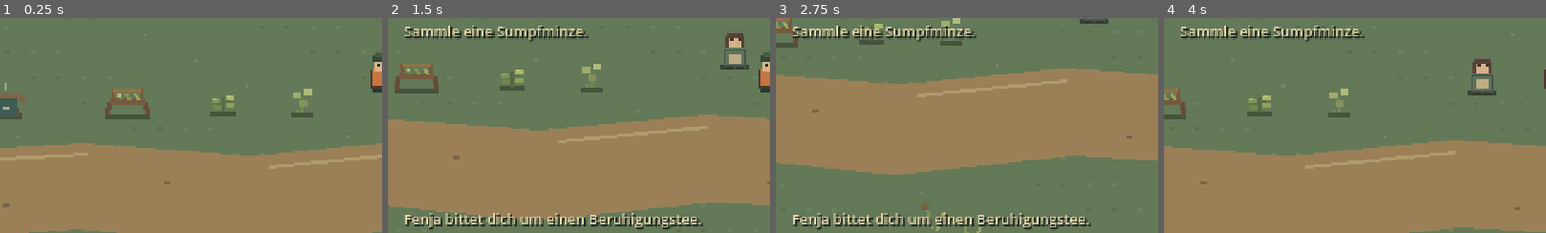
Above: before the commit, frames 1-4 (left to right).
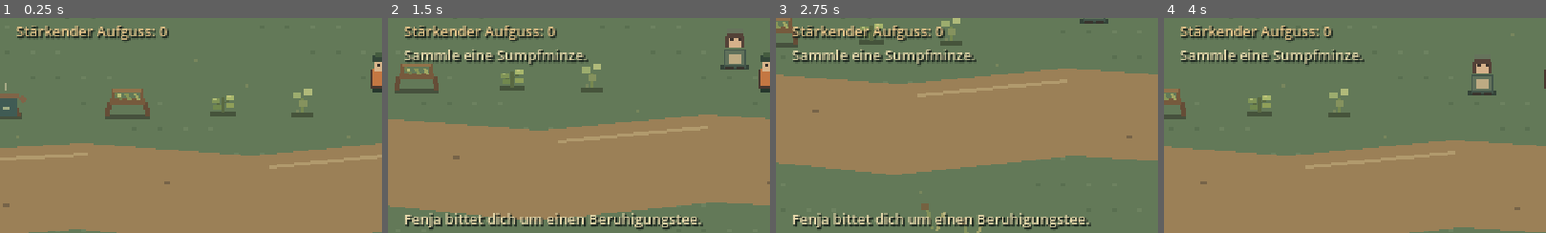
Above: after the commit, the same moments.

Repository: Fremarx/Moor-Apotheke
Game: Godot game, scene res://scenes/main.tscn
Two runs of this game, one before a commit and one after it. Both use one fixed random seed, a clock stepped at 60 frames per second and the inputs below.
Inputs:
- Up to frame 1 (0.25 s): no input
- Up to frame 2 (1.5 s): tap Enter at 0.5 s; hold D (move_right) 0.53-1.28 s; hold E (interact) 0.53-1.28 s; hold S (move_down) from 1.28 s (still down); tap E (interact) at 1.35 s
- Up to frame 3 (2.75 s): release S (move_down) at 2.03 s; hold D (move_right) from 2.03 s (still down); hold E (interact) from 2.03 s (still down)
- Up to frame 4 (4 s): release D (move_right) at 2.78 s; release E (interact) at 2.78 s; hold W (move_up) 2.78-3.53 s; tap E (interact) at 2.85 s; hold A (move_left) from 3.53 s (still down); hold E (interact) from 3.53 s (still down)
The pictures show only the part of the screen within x 0-50%, y 36-86%; the shares and areas given below are measured in that part.

The runs differ from the first frame. In frame 1, 1.6% of the frame differs, in the area x 4-45%, y 3-11%; in frame 2, 3.6%, in the area x 4-53%, y 3-22%; in frame 3, 3.6%; in frame 4, 3.6%.

Commit message:
feat(loop): brew strengthening infusion

Diff:
--- /dev/null
+++ b/resources/recipes/calming_tea.tres
@@ -0,0 +1,11 @@
+[gd_resource type="Resource" load_steps=2 format=3]
+
+[ext_resource type="Script" path="res://scripts/recipe_definition.gd" id="1_recipe"]
+
+[resource]
+script = ExtResource("1_recipe")
+recipe_id = "calming_tea"
+ingredients = {"dried_sump_mint": 1}
+result_item_id = "calming_tea"
+success_feedback = "Der Beruhigungstee ist fertig."
+missing_feedback = "Du brauchst getrocknete Sumpfminze für den Beruhigungstee."
--- /dev/null
+++ b/resources/recipes/strengthening_infusion.tres
@@ -0,0 +1,14 @@
+[gd_resource type="Resource" load_steps=2 format=3]
+
+[ext_resource type="Script" path="res://scripts/recipe_definition.gd" id="1_recipe"]
+
+[resource]
+script = ExtResource("1_recipe")
+recipe_id = "strengthening_infusion"
+ingredients = {"dried_sump_mint": 1, "dried_reed_root": 1}
+result_item_id = "strengthening_infusion"
+success_feedback = "Der Stärkende Aufguss ist fertig."
+missing_feedback = "Für den Stärkenden Aufguss brauchst du getrocknete Sumpfminze und Schilfwurzel."
+required_quest_id = "fenja"
+required_quest_state = "completed"
+locked_feedback = "Der Stärkende Aufguss wird nach Fenjas Auftrag freigeschaltet."
--- a/scenes/main.tscn
+++ b/scenes/main.tscn
@@ -87,6 +87,18 @@
 theme_override_font_sizes/font_size = 9
 text = "Beruhigungstee: 0"
 
+[node name="InfusionCount" type="Label" parent="HUD"]
+offset_left = 10.0
+offset_top = 100.0
+offset_right = 250.0
+offset_bottom = 115.0
+theme_override_colors/font_color = Color(0.92, 0.78, 0.55, 1)
+theme_override_colors/font_shadow_color = Color(0.12, 0.16, 0.13, 1)
+theme_override_constants/shadow_offset_x = 1
+theme_override_constants/shadow_offset_y = 1
+theme_override_font_sizes/font_size = 9
+text = "Stärkender Aufguss: 0"
+
 [node name="DriedReedRootCount" type="Label" parent="HUD"]
 offset_left = 10.0
 offset_top = 70.0
@@ -102,9 +114,9 @@
 [node name="QuestStatus" type="Label" parent="HUD"]
 visible = false
 offset_left = 10.0
-offset_top = 100.0
+offset_top = 115.0
 offset_right = 460.0
-offset_bottom = 115.0
+offset_bottom = 130.0
 theme_override_colors/font_color = Color(0.9, 0.85, 0.67, 1)
 theme_override_colors/font_shadow_color = Color(0.12, 0.16, 0.13, 1)
 theme_override_constants/shadow_offset_x = 1
--- a/scripts/brewing_cauldron.gd
+++ b/scripts/brewing_cauldron.gd
@@ -1,6 +1,11 @@
 extends "res://scripts/interactable.gd"
 
+const STRENGTHENING_RECIPE: Resource = preload("res://resources/recipes/strengthening_infusion.tres")
+const CALMING_TEA_RECIPE: Resource = preload("res://resources/recipes/calming_tea.tres")
+
+var _recipes: Array[Resource] = [STRENGTHENING_RECIPE, CALMING_TEA_RECIPE]
 var _inventory: Node
+var _quest_states: Dictionary = {}
 
 
 func _ready() -> void:
@@ -12,15 +17,41 @@
 	_inventory = inventory
 
 
+func set_quest_state(quest_id: String, state: String) -> void:
+	if quest_id.is_empty():
+		return
+	_quest_states[quest_id] = state
+
+
 func interact() -> String:
 	if not is_instance_valid(_inventory):
 		return "Der Braukessel ist gerade nicht erreichbar."
 
-	var brewed := bool(_inventory.call("transfer_item", "dried_sump_mint", "calming_tea", 1))
-	if not brewed:
-		return "Du brauchst getrocknete Sumpfminze für den Beruhigungstee."
+	for recipe in _recipes:
+		if not _is_recipe_unlocked(recipe):
+			continue
+		var brewed := bool(_inventory.call(
+			"craft_items",
+			recipe.get("ingredients"),
+			recipe.get("result_item_id"),
+			1
+		))
+		if brewed:
+			return str(recipe.get("success_feedback"))
 
-	return "Der Beruhigungstee ist fertig."
+	if int(_inventory.call("get_count", "dried_reed_root")) > 0:
+		if _is_recipe_unlocked(STRENGTHENING_RECIPE):
+			return str(STRENGTHENING_RECIPE.get("missing_feedback"))
+		return str(STRENGTHENING_RECIPE.get("locked_feedback"))
+
+	return str(CALMING_TEA_RECIPE.get("missing_feedback"))
+
+
+func _is_recipe_unlocked(recipe: Resource) -> bool:
+	var required_quest_id := str(recipe.get("required_quest_id"))
+	if required_quest_id.is_empty():
+		return true
+	return str(_quest_states.get(required_quest_id, "")) == str(recipe.get("required_quest_state"))
 
 
 func _draw() -> void:
--- a/scripts/inventory.gd
+++ b/scripts/inventory.gd
@@ -45,6 +45,39 @@
 	return true
 
 
+func craft_items(ingredients: Dictionary, result_id: String, result_amount: int = 1) -> bool:
+	if ingredients.is_empty() or result_id.is_empty() or result_amount <= 0:
+		return false
+	if ingredients.has(result_id):
+		return false
+
+	var ingredient_ids: Array[String] = []
+	for raw_item_id in ingredients.keys():
+		if typeof(raw_item_id) != TYPE_STRING:
+			return false
+		var item_id := str(raw_item_id)
+		var required_amount: Variant = ingredients[raw_item_id]
+		if item_id.is_empty() or typeof(required_amount) != TYPE_INT or int(required_amount) <= 0:
+			return false
+		if get_count(item_id) < int(required_amount):
+			return false
+		ingredient_ids.append(item_id)
+
+	var changed_counts: Dictionary[String, int] = {}
+	for item_id in ingredient_ids:
+		var next_count := get_count(item_id) - int(ingredients[item_id])
+		_store_count(item_id, next_count)
+		changed_counts[item_id] = next_count
+
+	var next_result_count := get_count(result_id) + result_amount
+	_store_count(result_id, next_result_count)
+	changed_counts[result_id] = next_result_count
+
+	for item_id in changed_counts:
+		item_count_changed.emit(item_id, changed_counts[item_id])
+	return true
+
+
 func get_count(item_id: String) -> int:
 	return _items.get(item_id, 0)
 
--- a/scripts/main.gd
+++ b/scripts/main.gd
@@ -8,6 +8,7 @@
 @onready var _dried_mint_count: Label = $HUD/DriedMintCount
 @onready var _dried_reed_root_count: Label = $HUD/DriedReedRootCount
 @onready var _tea_count: Label = $HUD/TeaCount
+@onready var _infusion_count: Label = $HUD/InfusionCount
 @onready var _quest_status: Label = $HUD/QuestStatus
 @onready var _interaction_prompt: Label = $HUD/InteractionPrompt
 @onready var _interaction_feedback: Label = $HUD/InteractionFeedback
@@ -29,6 +30,8 @@
 	for station in get_tree().get_nodes_in_group("processing_stations"):
 		if station.has_method("set_inventory"):
 			station.set_inventory(_inventory)
+		if station.has_method("set_quest_state"):
+			station.set_quest_state("fenja", str(_fenja_quest.get("state")))
 
 	for quest_npc in get_tree().get_nodes_in_group("quest_npcs"):
 		if quest_npc.has_method("set_quest"):
@@ -62,11 +65,16 @@
 		_dried_reed_root_count.text = "Getrocknete Schilfwurzel: %d" % amount
 	elif item_id == "calming_tea":
 		_tea_count.text = "Beruhigungstee: %d" % amount
+	elif item_id == "strengthening_infusion":
+		_infusion_count.text = "Stärkender Aufguss: %d" % amount
 
 	_update_quest_status()
 
 
-func _on_quest_state_changed(_state: String) -> void:
+func _on_quest_state_changed(state: String) -> void:
+	for station in get_tree().get_nodes_in_group("processing_stations"):
+		if station.has_method("set_quest_state"):
+			station.set_quest_state("fenja", state)
 	_update_quest_status()
 	_player.call("refresh_interactable_prompt")
 
--- /dev/null
+++ b/scripts/recipe_definition.gd
@@ -0,0 +1,10 @@
+extends Resource
+
+@export var recipe_id: String = ""
+@export var ingredients: Dictionary = {}
+@export var result_item_id: String = ""
+@export var success_feedback: String = ""
+@export var missing_feedback: String = ""
+@export var required_quest_id: String = ""
+@export var required_quest_state: String = "completed"
+@export var locked_feedback: String = ""
--- /dev/null
+++ b/tests/loop_004_strengthening_infusion_test.gd
@@ -0,0 +1,141 @@
+extends SceneTree
+
+const MAIN_SCENE: PackedScene = preload("res://scenes/main.tscn")
+const INVENTORY_SCRIPT = preload("res://scripts/inventory.gd")
+
+var _failures: Array[String] = []
+
+
+func _initialize() -> void:
+	call_deferred("_run")
+
+
+func _run() -> void:
+	var main := MAIN_SCENE.instantiate()
+	root.add_child(main)
+	await physics_frame
+	await physics_frame
+
+	var player := main.get_node_or_null("World/Player")
+	var inventory := main.get_node_or_null("Inventory")
+	var cauldron := main.get_node_or_null("World/TestMap/Braukessel") as Area2D
+	var fenja := main.get_node_or_null("World/TestMap/Fenja") as Area2D
+	var quest := main.get_node_or_null("Quest/FenjaQuest")
+	var dried_mint_count := main.get_node_or_null("HUD/DriedMintCount") as Label
+	var dried_reed_count := main.get_node_or_null("HUD/DriedReedRootCount") as Label
+	var tea_count := main.get_node_or_null("HUD/TeaCount") as Label
+	var infusion_count := main.get_node_or_null("HUD/InfusionCount") as Label
+	var feedback := main.get_node_or_null("HUD/InteractionFeedback") as Label
+
+	_check(player != null, "the player exists")
+	_check(inventory != null, "the inventory exists")
+	_check(cauldron != null, "the brewing cauldron exists")
+	_check(fenja != null, "Fenja exists")
+	_check(quest != null, "Fenja's quest exists")
+	_check(dried_mint_count != null, "the dried mint HUD count exists")
+	_check(dried_reed_count != null, "the dried reed-root HUD count exists")
+	_check(tea_count != null, "the calming tea HUD count exists")
+	_check(infusion_count != null, "the strengthening infusion HUD count exists")
+	_check(feedback != null, "interaction feedback exists")
+	if player == null or inventory == null or cauldron == null or fenja == null or quest == null or dried_mint_count == null or dried_reed_count == null or tea_count == null or infusion_count == null or feedback == null:
+		main.queue_free()
+		_finish()
+		return
+
+	_check(infusion_count.text == "Stärkender Aufguss: 0", "the strengthening infusion HUD starts at zero")
+	_check(str(quest.get("state")) == "not_accepted", "Fenja's quest starts locked")
+
+	await _move_near(player, cauldron)
+	_press_e(player)
+	_check(int(inventory.call("get_count", "calming_tea")) == 0, "brewing without ingredients produces no tea")
+	_check(int(inventory.call("get_count", "strengthening_infusion")) == 0, "brewing without ingredients produces no infusion")
+
+	inventory.call("add_item", "dried_sump_mint", 1)
+	inventory.call("add_item", "dried_reed_root", 1)
+	_press_e(player)
+	_check(int(inventory.call("get_count", "dried_sump_mint")) == 0, "the unlocked start recipe consumes one dried mint")
+	_check(int(inventory.call("get_count", "dried_reed_root")) == 1, "the locked infusion leaves dried reed root untouched")
+	_check(int(inventory.call("get_count", "calming_tea")) == 1, "the start recipe still makes one calming tea")
+	_check(int(inventory.call("get_count", "strengthening_infusion")) == 0, "the infusion remains locked before Fenja's quest")
+	_check(tea_count.text == "Beruhigungstee: 1", "the calming tea HUD updates before the unlock")
+	_check(feedback.text.contains("Beruhigungstee"), "the cauldron confirms the available start recipe")
+
+	_press_e(player)
+	_check(int(inventory.call("get_count", "dried_reed_root")) == 1, "a locked recipe consumes no root")
+	_check(feedback.text.contains("Fenjas Auftrag"), "the cauldron explains how to unlock the infusion")
+
+	await _move_near(player, fenja)
+	_press_e(player)
+	_check(str(quest.get("state")) == "active", "talking to Fenja accepts her request")
+	_press_e(player)
+	_check(str(quest.get("state")) == "completed", "handing Fenja the tea completes her request")
+	_check(int(inventory.call("get_count", "calming_tea")) == 0, "Fenja consumes the calming tea")
+
+	inventory.call("add_item", "dried_sump_mint", 1)
+	_check(dried_mint_count.text == "Getrocknete Minze: 1", "the dried mint HUD updates for the infusion")
+	await _move_near(player, cauldron)
+	_press_e(player)
+	_check(int(inventory.call("get_count", "dried_sump_mint")) == 0, "brewing the infusion consumes one dried mint")
+	_check(int(inventory.call("get_count", "dried_reed_root")) == 0, "brewing the infusion consumes one dried reed root")
+	_check(int(inventory.call("get_count", "strengthening_infusion")) == 1, "brewing creates one strengthening infusion")
+	_check(int(inventory.call("get_count", "calming_tea")) == 0, "brewing the infusion does not create calming tea")
+	_check(dried_mint_count.text == "Getrocknete Minze: 0", "the dried mint HUD reaches zero")
+	_check(dried_reed_count.text == "Getrocknete Schilfwurzel: 0", "the dried reed-root HUD reaches zero")
+	_check(infusion_count.text == "Stärkender Aufguss: 1", "the infusion HUD updates")
+	_check(feedback.text.contains("Stärkende Aufguss"), "the cauldron confirms the infusion result")
+
+	_check_atomic_crafting_contract()
+
+	main.queue_free()
+	_finish()
+
+
+func _check_atomic_crafting_contract() -> void:
+	var test_inventory := INVENTORY_SCRIPT.new() as Node
+	_check(test_inventory.has_method("craft_items"), "inventory exposes multi-ingredient crafting")
+	if not test_inventory.has_method("craft_items"):
+		test_inventory.free()
+		return
+
+	test_inventory.call("add_item", "dried_sump_mint", 1)
+	var ingredients := {"dried_sump_mint": 1, "dried_reed_root": 1}
+	_check(not bool(test_inventory.call("craft_items", ingredients, "strengthening_infusion", 1)), "missing ingredients prevent crafting")
+	_check(int(test_inventory.call("get_count", "dried_sump_mint")) == 1, "a failed multi-ingredient craft consumes no mint")
+	_check(int(test_inventory.call("get_count", "dried_reed_root")) == 0, "a failed multi-ingredient craft does not create root")
+	_check(int(test_inventory.call("get_count", "strengthening_infusion")) == 0, "a failed multi-ingredient craft creates no result")
+
+	test_inventory.call("add_item", "dried_reed_root", 1)
+	_check(bool(test_inventory.call("craft_items", ingredients, "strengthening_infusion", 1)), "crafting succeeds when all ingredients are present")
+	_check(int(test_inventory.call("get_count", "dried_sump_mint")) == 0, "successful crafting consumes its mint")
+	_check(int(test_inventory.call("get_count", "dried_reed_root")) == 0, "successful crafting consumes its root")
+	_check(int(test_inventory.call("get_count", "strengthening_infusion")) == 1, "successful crafting adds one result")
+	test_inventory.free()
+
+
+func _move_near(player: Node, target: Node2D) -> void:
+	player.global_position = target.global_position + Vector2(6, 0)
+	await physics_frame
+	await physics_frame
+
+
+func _press_e(player: Node) -> void:
+	var event := InputEventKey.new()
+	event.physical_keycode = KEY_E
+	event.pressed = true
+	player.call("_unhandled_input", event)
+
+
+func _check(condition: bool, description: String) -> void:
+	if not condition:
+		_failures.append(description)
+
+
+func _finish() -> void:
+	if _failures.is_empty():
+		print("LOOP-004 strengthening infusion checks passed.")
+		quit(0)
+		return
+
+	for failure in _failures:
+		push_error("LOOP-004 check failed: " + failure)
+	quit(1)
Not shown, added: scripts/recipe_definition.gd.uid
Not shown, added: tests/loop_004_strengthening_infusion_test.gd.uid
Not shown, changed: PROJECT_PLAN.md
Not shown, changed: docs/AI_CONTEXT.md
Not shown, changed: docs/ARCHITECTURE.md
Not shown, changed: docs/KNOWLEDGE_BASE.md
Not shown, changed: docs/TESTING.md
